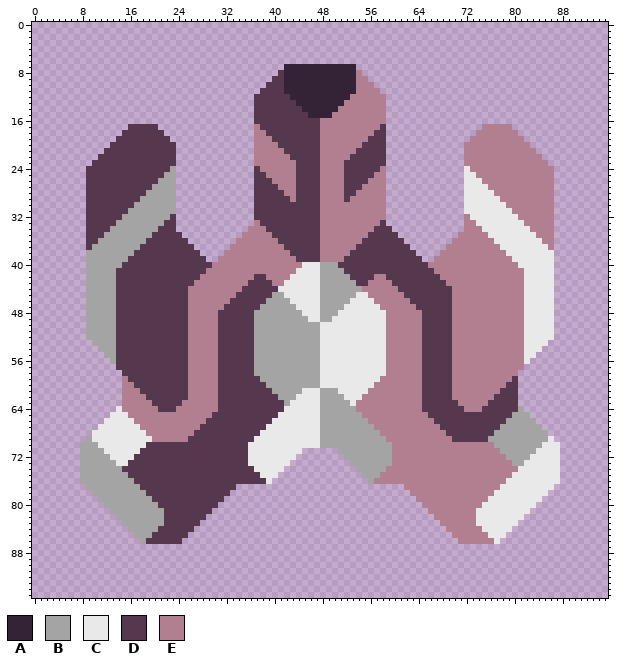
Sprite sheet, stored at assets/sprites/blocks/turrets/shatter.png. Above, as it was before the edit.
The file is 96x96 pixels.
Palette (. is transparent): A #342236  B #a4a4a4  C #e9e9e9  D #56384e  E #b17f8f
And afterwards:
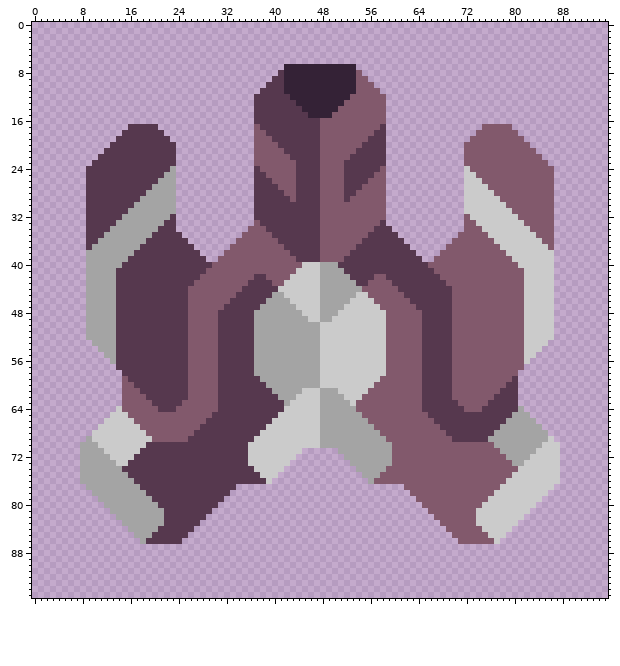
Difference:
{"colour":"C","old":"#e9e9e9","new":"#cbcbcb"}
{"colour":"E","old":"#b17f8f","new":"#82596c"}
{"label":"changed","picture_box":[92,70,560,544]}
